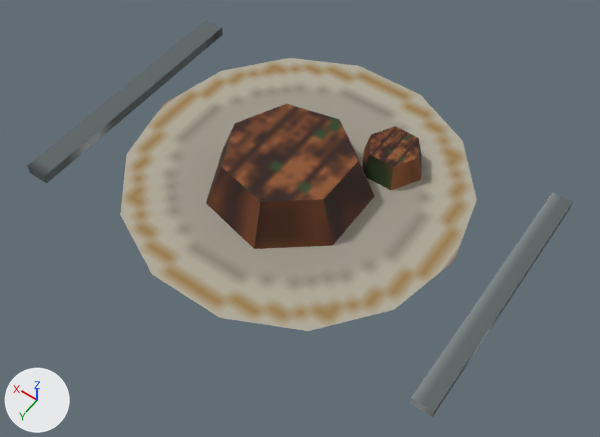
Two versions of the FBX model Assets/Art/Furniture/Furn_Plate_Food.fbx, one commit apart.
The view is the same before and after, from a 50 mm camera at (-0.234, 0.324, 0.475) aimed at (-0.018, 0.023, 0.001). The lights are fixed; the arrows at lower left show +X, +Y and +Z. The older version comes first. Where no turn or scale is listed for an object, it has been applied to the vertices. Vertices at exactly the same position are counted once.

Objects in the first picture: 'Furn_Plate_Food'.
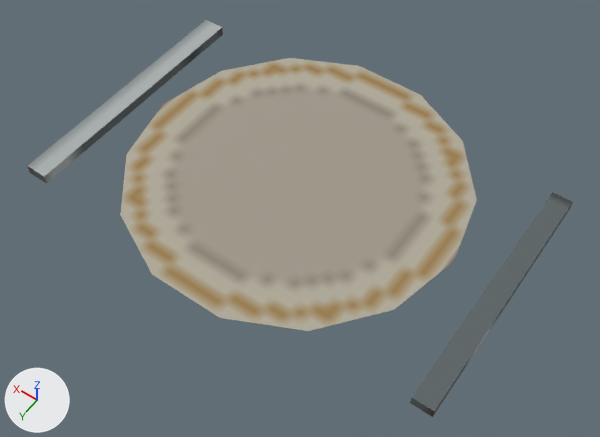
Where the newer file only moved an object's origin or applied its transform, the numbers keep the older frame.

Edits to the bpy script that builds the scene:
```text
Change me_furn_plate_food:
    used by ob_furn_plate_food; location = (0.0, 0.0, 0.0)
    remove me_furn_plate_food.from_pydata(...)  # 70 vertices, 41 faces; spans x -0.173..0.174, y -0.127..0.127, z 0.0..0.049
    add me_furn_plate_food.from_pydata(...)  # 44 vertices, 26 faces; spans x -0.173..0.174, y -0.127..0.127, z 0.0..0.014
    me_furn_plate_food part 1: the loose piece of 14 vertices spanning x -0.056..0.062, y -0.05..0.07, z 0.014..0.049 is deleted
    me_furn_plate_food part 2: the loose piece of 12 vertices spanning x -0.075..-0.025, y -0.072..-0.028, z 0.014..0.034 is deleted
    me_furn_plate_food part 3: 4 kept faces spanning x -0.173..0.174, y -0.105..0.105, z 0.0..0.008 get new texture (UV) coordinates
```

Changed parts and their boxes (x1, y1, x2, y2) in the pictures (600 x 437 px):
part 1 of me_furn_plate_food, deleted (brown): before (206, 104, 375, 249)
part 2 of me_furn_plate_food, deleted (brown): before (362, 126, 421, 190)
part 3 of me_furn_plate_food, surface changed: (27, 166, 572, 417) in both
